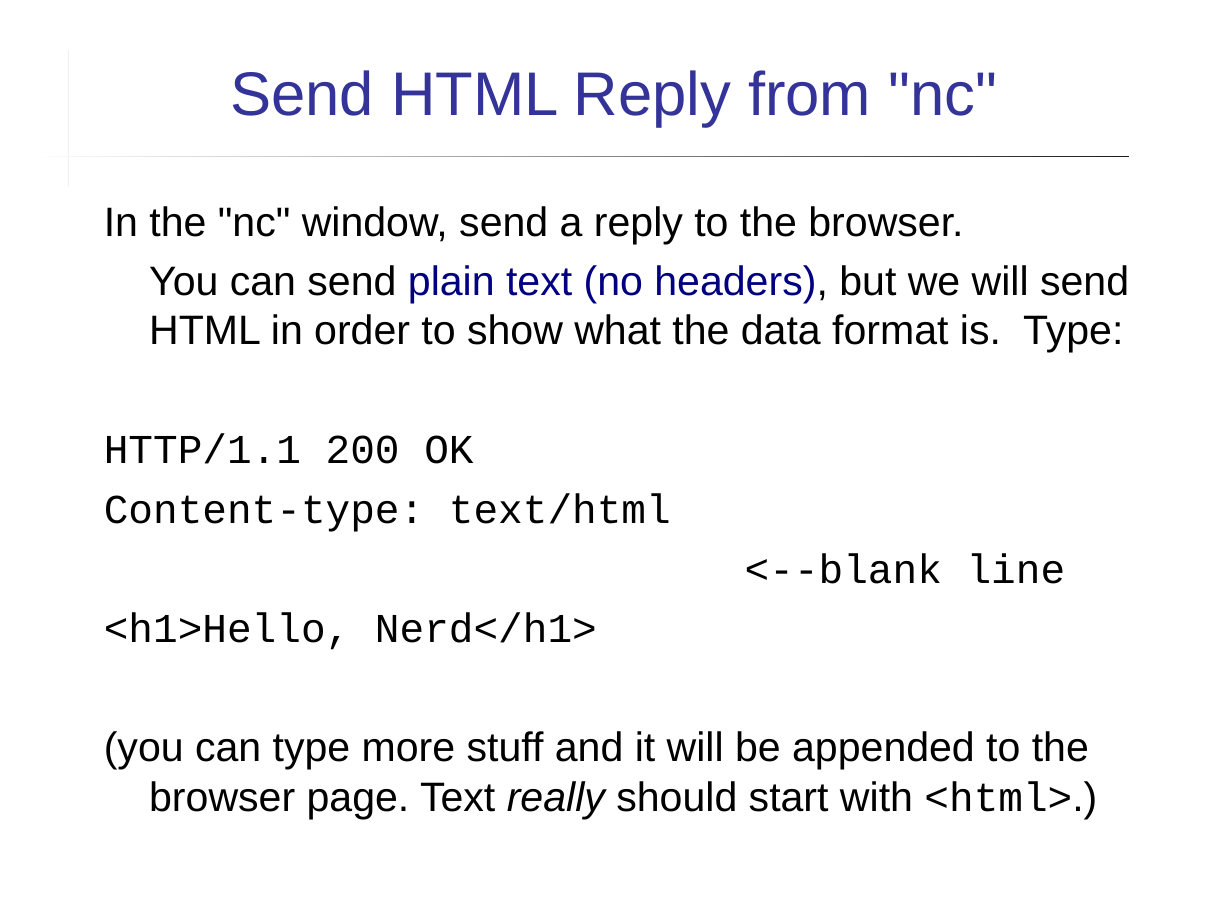
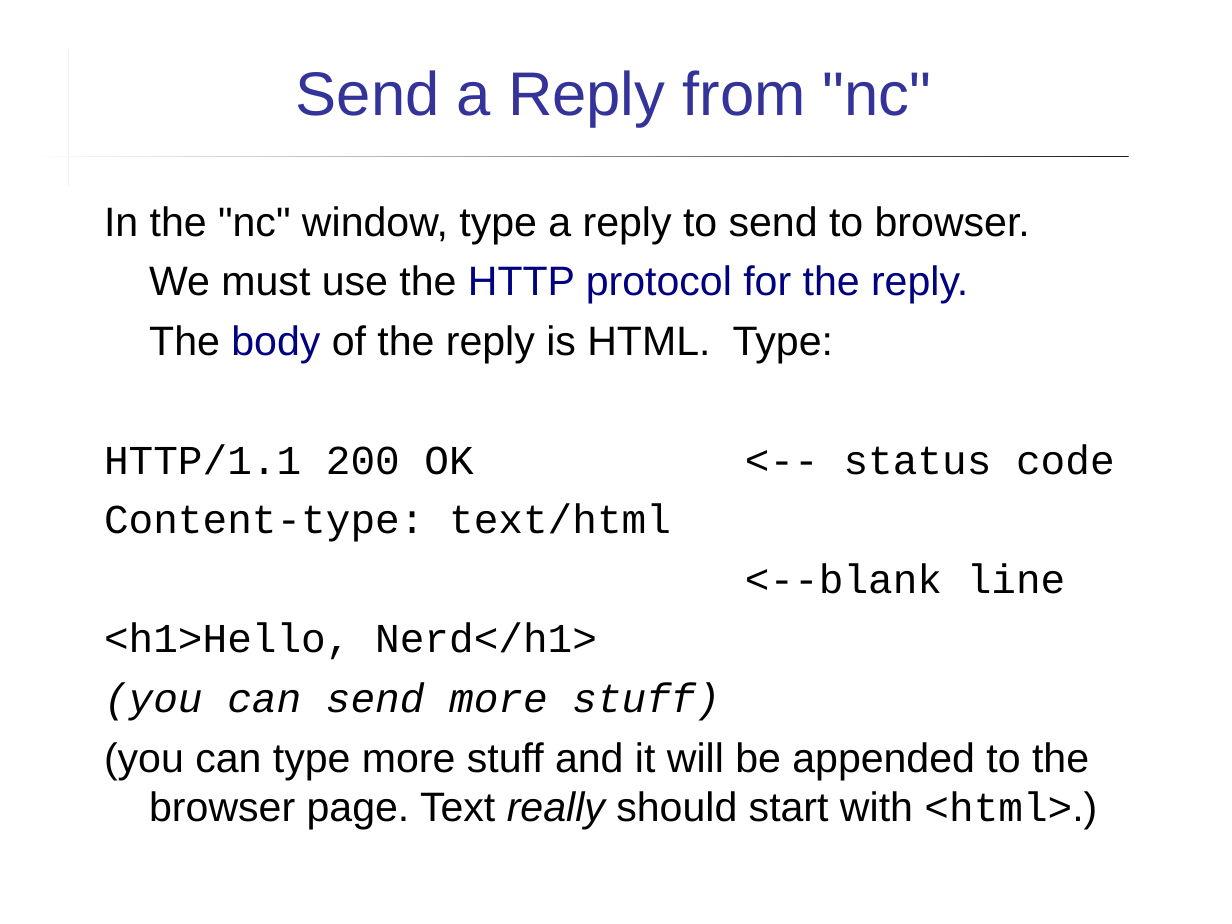
Before and after one commit to cpske/ISP, a slide deck: slide 7 of web/HTTP-in-Action.ppt (slide 6 before the commit). Drawn at 1232x924 pixels with LibreOffice and Linux fonts; fonts in the diff are those of the drawing. Boxes give left, top, right and bottom in pixels: in the first picture for what was removed or moved away, otherwise in the second. Text is boxed around its words. In the diff, an @@ line names an element or a change of style, - is before the commit and + after.

```diff
--- a/web/HTTP-in-Action.ppt
+++ b/web/HTTP-in-Action.ppt
@@ title at box(296, 70, 932, 127): text changed @@
-Send HTML Reply from "nc"
+Send a Reply from "nc"
@@ text at box(104, 206, 1030, 475): text changed @@
-In the "nc" window, send a reply to the browser.
-You can send plain text (no headers), but we will send HTML in order to show what the data format is. Type:
-HTTP/1.1 200 OK
+In the "nc" window, type a reply to send to browser.
+We must use the HTTP protocol for the reply.
+The body of the reply is HTML. Type:
+HTTP/1.1 200 OK <-- status code
@@ text at box(104, 682, 720, 721): paragraph added @@
+(you can send more stuff)
```
Also in this commit, not shown: 7 other slides changed, 1 slide added, 13 other files.
